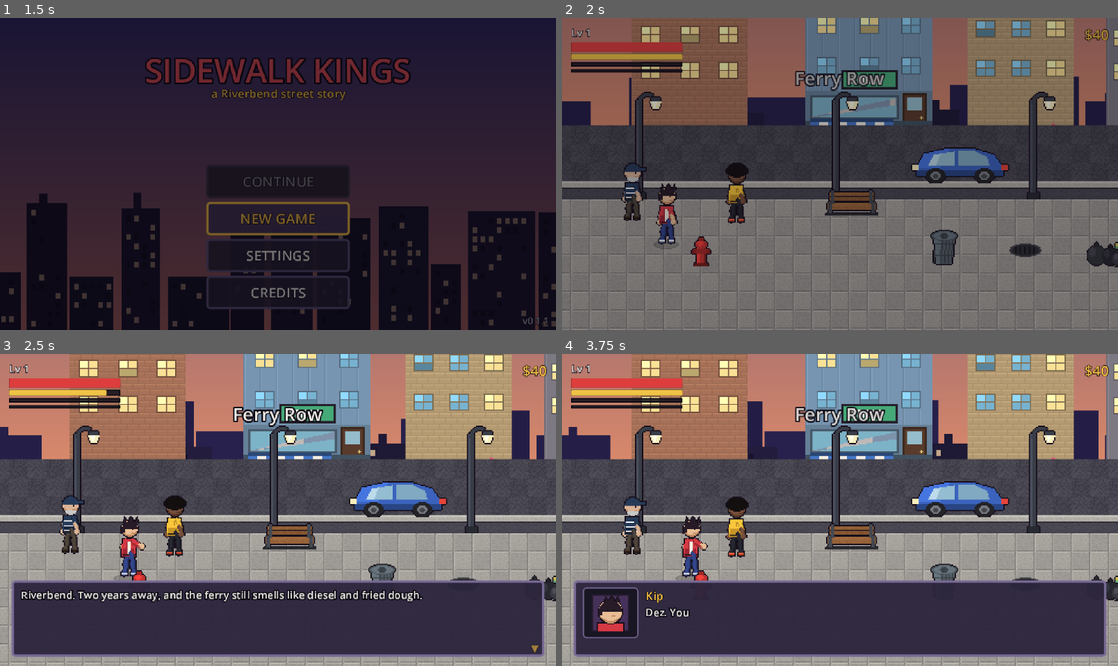
Above: before the commit, frames 1-4 (two rows, left to right).
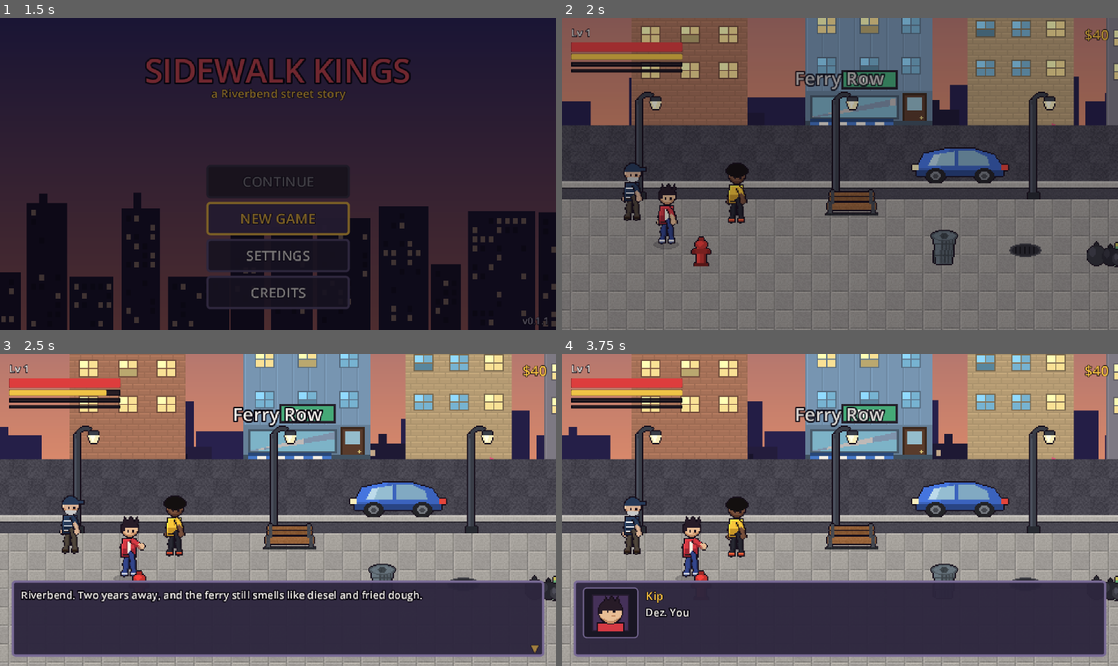
Above: after the commit, the same moments.

Repository: OuterHeavenX/sidewalk-kings
Game: Godot game, scene res://scenes/boot/Boot.tscn
The game is run twice, just before and just after one commit, with the same random seed, the same clock (stepped at 60 frames per second) and the same inputs.
Inputs (mouse positions are in pixels of both pictures, inside the frame that each line leads up to):
- Up to frame 1 (1.5 s): click "NEW GAME" at 0.5 s; click "NEW GAME" at 1.25 s
- Up to frame 2 (2 s): no input
- Up to frame 3 (2.5 s): tap Enter (menu_confirm) at 2 s; move the mouse to (400, 494) at 2.02 s; hold D (move_right) from 2.03 s (still down); tap K (attack_heavy) at 2.1 s; click (400, 494) at 2.17 s; tap L (jump) at 2.27 s
- Up to frame 4 (3.75 s): release D (move_right) at 2.75 s; drag from (728, 525) to (701, 588) at 2.77 s; move the mouse to (895, 441) at 3.52 s; hold D (move_right) from 3.53 s (still down); hold U (grab) from 3.53 s (still down)

Frame 1 is identical in both runs. In frame 2, 0.1% of the frame differs, in the area x 11-33%, y 49-68%; in frame 3, 0.1%; in frame 4, 0.2%, in the area x 6-33%, y 48-85%.

Commit message:
Give the cast faces, and stop limbs merging into torsos
First pass on character art. The fighting is untouched: same poses, same
frame counts, same timings, same hitboxes. These were rendering faults
rather than art decisions.

Every character was faceless. The eyes were being drawn all along, but as
a single dark pixel placed flush against the fringe, so they merged into
the hair and the face read as a blank oval. Eyes are two pixels wide now
and sit clear of the hairline. The hair cap also reached the middle of the
head, leaving barely seven pixels of face, so it is shallower.

Limbs merged into torsos because the renderer drew every part's outline
and then every part's fill. A part drawn later erased the outline of the
parts before it, so the front arm lost its rim exactly where it crossed
the torso and the two read as one mass. Each part now outlines with its
own fill, which is what gives the silhouette its edges back.

Added a consistent key light from the upper left on heads and torsos.

Also fixed a test that was quietly damaging things: the menu navigation
check nudged a volume slider and never put it back, and those sliders
write straight through to the saved settings. Every smoke run turned the
master volume down a notch. It had reached 0.05 before the suite noticed
and failed on its own audio check.

259 checks.

Co-Authored-By: Claude Opus 5 <noreply@anthropic.com>

Diff:
--- a/tests/SmokeTest.gd
+++ b/tests/SmokeTest.gd
@@ -66,6 +66,7 @@
 	await test_lighting()
 	await test_chapter_two()
 	await test_boss()
+	await test_character_art()
 	await test_menu_navigation()
 	await test_touch_controls()
 	await test_save_load()
@@ -1562,6 +1563,24 @@
 	e.pressed = true
 	return e
 
+## The cast read as faceless and their limbs merged into their torsos. Both were quiet
+## rendering faults rather than art decisions, so both are asserted against the generator.
+func test_character_art() -> void:
+	print("
+-- Character art --")
+	var src := FileAccess.get_file_as_string("res://tools/gen_characters.py")
+	if src == "":
+		# Not available from an exported build, where tools/ is excluded. Skip rather than
+		# fail: the export is verified from source before it is ever produced.
+		print("generator source not in this build, skipping")
+		return
+	check("each part outlines with its own fill",
+		src.contains("for part in pose[\"order\"]:"),
+		"two global passes let later parts erase earlier outlines")
+	check("faces have eyes wide enough to read",
+		src.contains("rect(d, [ex, ey, ex + 1, ey + 1], fill=eye)"),
+		"a single dark pixel is invisible at this size")
+
 func test_menu_navigation() -> void:
 	print("\n-- Menu navigation --")
 	var game := get_tree().current_scene
@@ -1632,6 +1651,12 @@
 		check("a focused slider changes with left and right",
 			not is_equal_approx(slider.value, before),
 			"%.2f -> %.2f" % [before, slider.value])
+		# Put it back. These sliders write straight through to the saved settings, so a
+		# test that moves one and walks away quietly turns the player's volume down a
+		# notch on every single run until the game is silent.
+		slider.value = before
+		await frames(1)
+		SaveManager.save_settings()
 
 	# Back steps out of the page instead of closing the whole menu.
 	pause._show_page(pause.Page.SETTINGS)
Binary file changed: assets/art/characters/auntie_mae.png
Binary file changed: assets/art/characters/bex.png
Binary file changed: assets/art/characters/big_starch.png
Binary file changed: assets/art/characters/cleaner_elite.png
Binary file changed: assets/art/characters/cleaner_grappler.png
Binary file changed: assets/art/characters/commuter_grappler.png
Binary file changed: assets/art/characters/commuter_grunt.png
Binary file changed: assets/art/characters/commuter_heavy.png
Binary file changed: assets/art/characters/commuter_ranged.png
Binary file changed: assets/art/characters/commuter_rusher.png
Binary file changed: assets/art/characters/dez.png
Binary file changed: assets/art/characters/grease_grunt.png
(and 59 more such lines)
